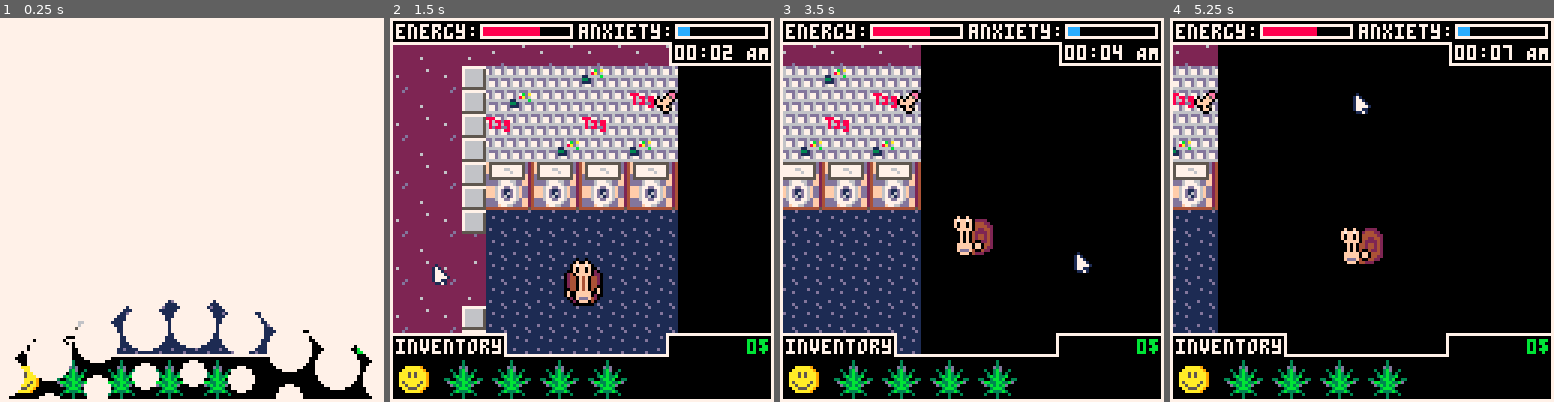
Above: before the commit, frames 1-4 (left to right).
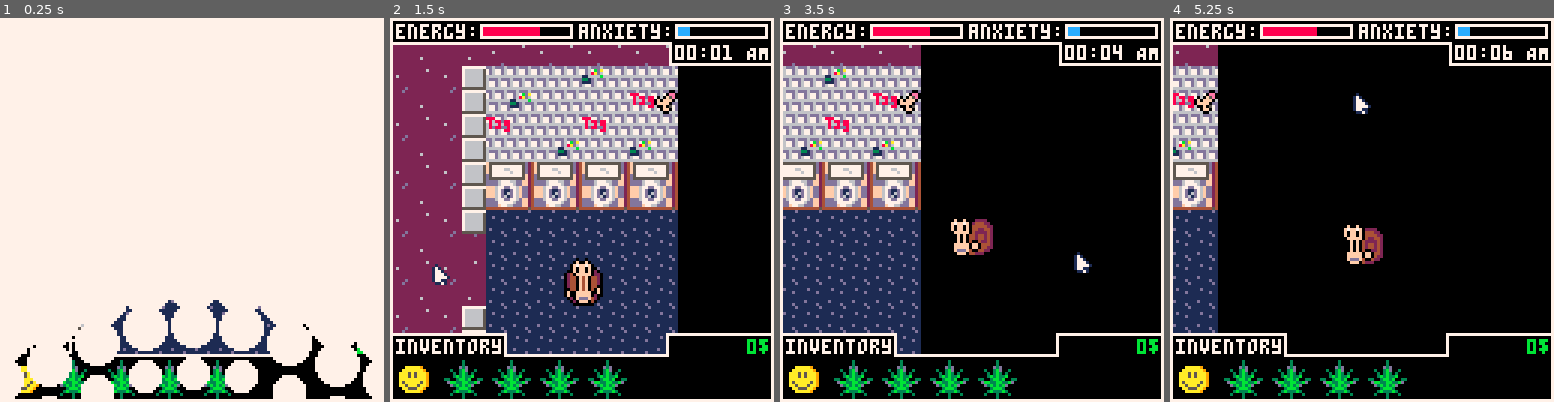
Above: after the commit, the same moments.

Repository: ekaktusz/ld53delivery
Game: PICO-8 cartridge delivery.p8
The game is run twice, just before and just after one commit, with the same random seed, the same clock (stepped at 60 frames per second) and the same inputs.
Inputs (mouse positions are in pixels of both pictures, inside the frame that each line leads up to):
- Up to frame 1 (0.25 s): no input
- Up to frame 2 (1.5 s): tap X (X key) at 0.33, 1.07 s; click (670, 121) at 0.67 s; click (436, 267) at 1.22 s
- Up to frame 3 (3.5 s): hold Right 1.6-2.1 s; click (887, 114) at 1.77 s; tap X (X key) at 1.85, 2.97 s; hold Up 2.15-2.42 s; click (952, 259) at 2.32 s; hold Right 2.47-3.03 s; click (1014, 106) at 2.87 s; hold Left from 3.08 s (still down); click (1075, 256) at 3.42 s
- Up to frame 4 (5.25 s): release Left at 3.58 s; hold Down 3.63-3.97 s; click (1231, 102) at 3.97 s; hold Right 4.02-4.68 s; tap X (X key) at 4.08, 5.2 s; click (1292, 248) at 4.52 s; hold Up 4.73-5.03 s; click (1354, 94) at 5.07 s; hold Left from 5.08 s (still down)

The runs differ from the first frame. In frame 1, 2.2% of the frame differs, in the area x 2-94%, y 73-100%; in frame 2, less than 0.1%; in frame 3, 0.4%; in frame 4, 0.4%.

Commit message:
fence base

Diff:
--- a/delivery.p8
+++ b/delivery.p8
@@ -22,7 +22,7 @@
 #include include/dealer.lua
 #include include/button.lua
 #include include/speakers.lua
-#include include/djstand.lua
+#include include/fences.lua
 __gfx__
 c1ccccccc111cccccccccccccccccccc7777777766666666cccccccccccccccc0fffff0fffff0000cccccccccccccccccccccccccccccccc0000000000000000
 171cccccc171ccccccc0cc0ccccccccc76666665000000d0ccccccccccccccccff777fff777ff400cccccccccccccccccccccccccccccccc0000000000000000
@@ -167,11 +167,11 @@
 2425242524252425242524252425242524252425242524252425242524252425242524252425242524252425242524252425242524250607000000000000000000000000000000000000000000000000000000000000000000000000000000000000000000000000000000000000000000000000000000000000000000000000
 3435343534353435343534353435343534353435343534353435343534353435343534353435343534353435343534353435343534351617000000000000000000000000000000000000000000000000000000000000000000000000000000000000000000000000000000000000000000000000000000000000000000000000
 2425242524252425242524252425242524252425242524252425242524252425242524252425242524252425242524252425343534352021000000000000000000000000000000000000000000000000000000000000000000000000000000000000000000000000000000000000000000000000000000000000000000000000
-3435343534b9b8b8343534b9b8b8b8b8b8b8b8b8b8b8b8b8b8b8b8b8b8b8b8b8b8b8b8b8b8b834353435b8b9343534352425242524253031000000000000000000000000000000000000000000000000000000000000000000000000000000000000000000000000000000000000000000000000000000000000000000000000
+3435343534b9b8b834353435b8b8b8b8b8b8b8b8b8b8b8b8b8b8b8b8b8b8b8b8b8b8b8b8b8b834353435b8b9343534352425242524253031000000000000000000000000000000000000000000000000000000000000000000000000000000000000000000000000000000000000000000000000000000000000000000000000
 2424252524b94045646565754045444544454445444540454445404544454445444544454045646564654045242524a93435343534352627000000000000000000000000000000000000000000000000000000000000000000000000000000000000000000000000000000000000000000000000000000000000000000000000
 3434353534b95455646565755455545554555455545554555455545554555455545554555455747574755455343534a92425242524253637000000000000000000000000000000000000000000000000000000000000000000000000000000000000000000000000000000000000000000000000000000000000000000000000
-2424252425b944456465657544454445444544454045404584854045404544454445444544b96465646544b9242524a93435343534353435000000000000000000000000000000000000000000000000000000000000000000000000000000000000000000000000000000000000000000000000000000000000000000000000
-2434353435b954556465657554555455545554555455545594955455545554555455545554b97475747554b9343534a9a8a8a8a8a8a8a8a8000000000000000000000000000000000000000000000000000000000000000000000000000000000000000000000000000000000000000000000000000000000000000000000000
+2424252425b944456465657544454445444544454045404584454045404544454445444544b96465646544b9242524a93435343534353435000000000000000000000000000000000000000000000000000000000000000000000000000000000000000000000000000000000000000000000000000000000000000000000000
+2434353435b954556465657554555455545554555455545554545455545554555455545554b97475747554b9343534a9a8a8a8a8a8a8a8a8000000000000000000000000000000000000000000000000000000000000000000000000000000000000000000000000000000000000000000000000000000000000000000000000
 3424252425b914141414141414141414141414141414146a6b6c6d14141414141414141414141414141414b9242524253435343534353435000000000000000000000000000000000000000000000000000000000000000000000000000000000000000000000000000000000000000000000000000000000000000000000000
 2434353435b914141414141414141414141414141414147a7b7c7d14141414141414141414141414141414b9343534352425242524252425000000000000000000000000000000000000000000000000000000000000000000000000000000000000000000000000000000000000000000000000000000000000000000000000
 3424252425b914141414141414141414141414141414141414141414141414141414141414141414141414b9242524045a5a5a5a4a5a5a5a000000000000000000000000000000000000000000000000000000000000000000000000000000000000000000000000000000000000000000000000000000000000000000000000
--- a/include/customer.lua
+++ b/include/customer.lua
@@ -18,6 +18,9 @@
     if _type == "snail" then
         local frames = { {x=64, y=0, w=_w, h=_h}, {x=64, y=16, w=_w, h=_h} }
         customer.animation = animation_new(frames, 20)
+    elseif _type == "dj" then
+        local frames = { {x=32, y=64, w=_w, h=_h}, {x=32, y=80, w=_w, h=_h} }
+        customer.animation = animation_new(frames, 20)
     end
     return customer
 end
@@ -35,7 +38,9 @@
 
 function customers_load()
     local snails = get_objects_for_sprite_num(8,16,16,"snail")
+    local dj = get_objects_for_sprite_num(132,16,16,"dj")
     table_concat(customers, snails)
+    table_concat(customers, dj)
 end
 
 function customers_draw()
--- /dev/null
+++ b/include/fences.lua
@@ -0,0 +1,13 @@
+fences = {}
+
+function fences_init()
+    fences = get_objects_for_sprite_num(184,8,8,"fences")
+    fences.spr = 184
+end
+
+function fences_draw()
+    for fence in all(fences) do
+        --spr(184, fence.x, fence.y, fence.w, fence.h)
+        sspr(64, 88, fence.w, fence.h, fence.x, fence.y)
+    end
+end
--- a/include/game_state.lua
+++ b/include/game_state.lua
@@ -13,6 +13,7 @@
     customers_load()
     dealer_init()
     speakers_init()
+    fences_init()
 
     energy_bar = bar_new(30, 2, 30, 4,7,8)
     anxiety_bar = bar_new(95, 2, 30, 4,7,12)
@@ -95,6 +96,7 @@
     customers_draw()
     dealer_draw()
     speakers_draw()
+    fences_draw()
 
     --top bar
     rectfill(cam.x,cam.y,cam.x+127,cam.y+8,7) -- outside
--- a/include/map.lua
+++ b/include/map.lua
@@ -17,6 +17,8 @@
                     else
                         mset(i,j,102)
                     end
+                elseif _type == "dj" then
+                    mset(i,j,68)
                 else
                     mset(i,j,36)
                 end
Empty file removed: include/djstand.lua
